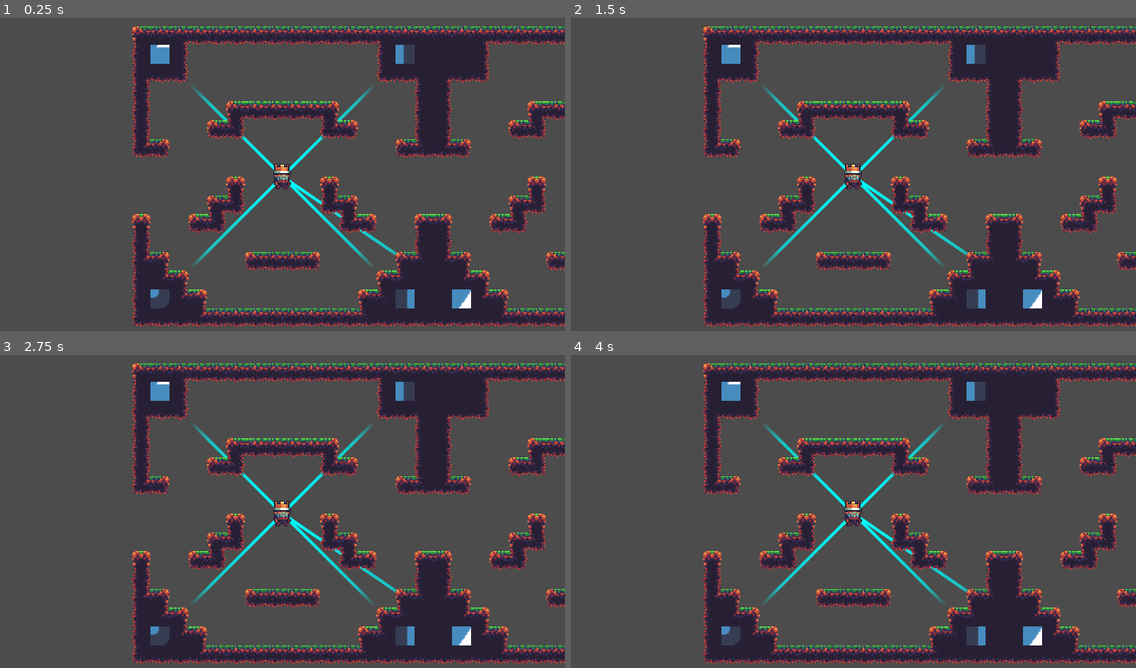
Above: before the commit, frames 1-4 (two rows, left to right).
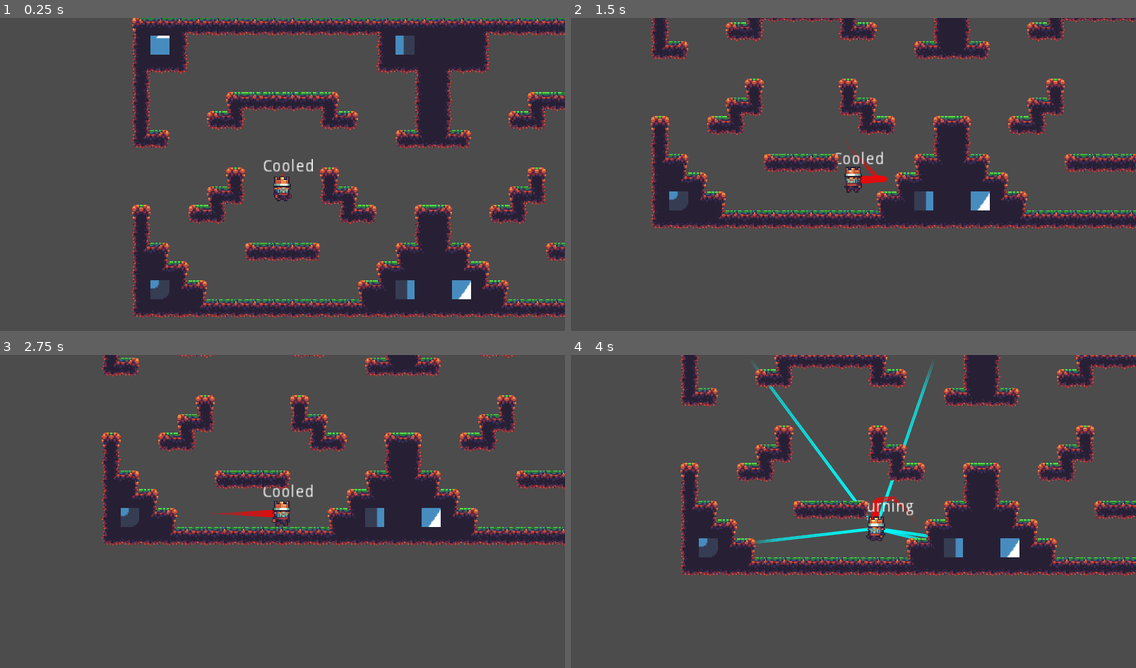
Above: after the commit, the same moments.

Repository: SortexGuy/Mistborn2D-Platformer-Prototype
Game: Godot game, scene res://src/scenes/prueba.tscn
Two runs of this game, one before a commit and one after it. Both use one fixed random seed, a clock stepped at 60 frames per second and the inputs below. The project has no main scene, so this scene is started directly. The engine's default icon, where the game draws it, is replaced by a stand-in: a white triangle on a blue panel in a dark square.
Inputs (mouse positions are in pixels of both pictures, inside the frame that each line leads up to):
- Up to frame 1 (0.25 s): no input
- Up to frame 2 (1.5 s): move the mouse to (977, 161) at 0.52 s; hold Right (move_right) 0.53-1.28 s; hold E (burn_metal) 0.53-1.28 s; tap Up (jump) at 0.77, 1.07 s; tap Q (cool_metal) at 0.8, 1.35 s; move the mouse to (740, 193) at 1.27 s; hold Left (move_left) from 1.28 s (still down)
- Up to frame 3 (2.75 s): tap Up (jump) at 1.52, 1.82 s; click (169, 530) at 1.55 s; move the mouse to (339, 442) at 2.02 s; release Left (move_left) at 2.03 s; hold Right (move_right) from 2.03 s (still down); hold Right mouse button (push_metal) from 2.03 s (still down); click (339, 442) at 2.1 s
- Up to frame 4 (4 s): move the mouse to (825, 577) at 2.77 s; release Right mouse button (push_metal) at 2.78 s; right-click (825, 577) at 2.85 s; tap Up (jump) at 3.02, 3.05, 3.32 s; move the mouse to (1023, 561) at 3.52 s; release Right (move_right) at 3.53 s; hold Left (move_left) from 3.53 s (still down); hold Up (jump) from 3.53 s (still down); tap E (burn_metal) at 3.8 s

The runs differ from the first frame. In frame 1, 25% of the frame differs, in the area x 23-100%, y 0-99%; in frame 2, 41%, in the area x 14-100%, y 0-99%; in frame 3, 40%; in frame 4, 40%.
Error before the commit: Parse Error: The class "LevelMap" was found in global scope, but its script couldn't be loaded. (res://src/charas/player/dig_tool.gd:26)

Commit message:
Movimiento del jugador mejorado
He agregado la habilidad de empujarte de metales y modifique un poco la logica del movimiento

Diff:
--- a/project.godot
+++ b/project.godot
@@ -18,11 +18,6 @@
 "class": "InputHistory",
 "language": "GDScript",
 "path": "res://src/charas/player/input_history.gd"
-}, {
-"base": "TileMap",
-"class": "LevelMap",
-"language": "GDScript",
-"path": "res://src/util/level_map.gd"
 }, {
 "base": "Node2D",
 "class": "MetalDetector",
@@ -57,7 +52,6 @@
 _global_script_class_icons={
 "DigTool": "",
 "InputHistory": "",
-"LevelMap": "",
 "MetalDetector": "",
 "NStateMachine": "",
 "Player": "",
--- a/src/charas/player/ap_states/allomantic_sm.gd
+++ b/src/charas/player/ap_states/allomantic_sm.gd
@@ -1,17 +1,25 @@
 extends SStateMachine
 
 onready var player := parent as Player
+var heat_off : bool = false
 
 func _ready() -> void:
 	add_state("cooled")
 	add_state("burning")
+	add_state("heated")
 	call_deferred("set_state", states.cooled)
 
 func _state_logic(delta : float) -> void:
-	if state == states.burning:
+	if state != states.cooled:
+		if Input.is_action_just_released("burn_metal") and state == states.heated:
+			while not Input.is_action_pressed("burn_metal") and not heat_off:
+				yield(get_tree().create_timer(1.0, false), "timeout")
+				heat_off = true
 		if Input.is_action_pressed("push_metal"):
 			var point : Vector2 = (player.metal_detector._check_m_closest_p())
-			player.vel += (player.global_position - point).normalized() * 40.0
+			player.vel += player.push_point(point, delta, state == states.heated)
+			player.pushing = true
+		elif player.pushing == true: player.pushing = false
 
 func _input(event: InputEvent) -> void:
 	pass
@@ -25,18 +33,32 @@
 		states.burning:
 			if Input.is_action_pressed("cool_metal"):
 				return states.cooled
+			if Input.is_action_just_pressed("burn_metal"):
+				return states.heated
+			return -1
+		states.heated:
+			if Input.is_action_pressed("cool_metal"):
+				return states.cooled
+			if heat_off:
+				return states.burning
 			return -1
 		_: return -1
 
 func _enter_state(new_state : int, old_state : int) -> void:
 	match new_state:
 		states.cooled:
+			player.metal_detector.heated = false
 			player.metal_detector.burning = false
 			player.label.text = "Cooled"
 		states.burning:
+			player.metal_detector.heated = false
 			player.metal_detector.burning = true
 			player.label.text = "Burning"
+		states.heated:
+			player.metal_detector.heated = true
+			player.label.text = "Heated"
 
-#func _exit_state(old_state, _new_state):
-#	match old_state:
-#		states.burning:
+func _exit_state(old_state, _new_state):
+	match old_state:
+		states.heated:
+			if heat_off: heat_off = false
--- a/src/charas/player/dig_tool.gd
+++ b/src/charas/player/dig_tool.gd
@@ -15,11 +15,12 @@
 func dig() -> void:
 	dig_ray.force_raycast_update()
 	if dig_ray.is_colliding():
-		if not dig_ray.get_collider() is LevelMap:
+		if not dig_ray.get_collider() is TileMap:
 			return
-		var coll : LevelMap = dig_ray.get_collider() as LevelMap
+		var coll : TileMap = dig_ray.get_collider() as TileMap
 		var coll_point : Vector2 = dig_ray.get_collision_point() + (
 			dig_ray.get_collision_point() - self .global_position).normalized()
 		var x : int = int(coll.world_to_map(coll_point).x)
 		var y : int = int(coll.world_to_map(coll_point).y)
 		coll.set_cell(x, y, -1)
+		coll.update_bitmask_region()
--- a/src/charas/player/metal_detector.gd
+++ b/src/charas/player/metal_detector.gd
@@ -5,7 +5,8 @@
 onready var metal_area : Area2D = $MetalArea
 onready var coll_shape : Shape2D = $MetalArea/CollShape2D.get_shape()
 
-var burning : bool = true
+var burning : bool = false
+var heated : bool = false
 var frames : int = 0
 var metal_points : Array = []
 var tile_map : TileMap
@@ -43,7 +44,8 @@
 func _draw() -> void:
 	for p in metal_points:
 		p = p as Vector2
-		draw_vector(p-self.global_position, Vector2.ZERO, Color.aqua)
+		draw_vector(p-self.global_position, Vector2.ZERO,
+			 Color.aqua if not heated else Color.blue)
 
 func _create_physics_shape(
 		_shape : Shape2D,
--- a/src/charas/player/player.gd
+++ b/src/charas/player/player.gd
@@ -7,11 +7,14 @@
 onready var foot_rays : Node2D = $FootRays
 onready var dig_tool : DigTool = $DigTool
 onready var metal_detector : MetalDetector = $MetalDetector
+onready var all_sm : SStateMachine = $AllomanticSM
 onready var label : Label = $UI/Label
 onready var input_his := InputHistory.new()
 
-export(float, 1.0, 10.0) var move_speed : float = 8.0
-export(float, .0, 1.0) var move_accel : float = .3
+export(float, 1.0, 10.0) var move_speed : float = 12.0
+export(float, .0, 1.0) var move_accel : float = .2
+export(float, 32.0, 128.0) var pushing_speed : float = 48.0
+export(float, .0, 1.0) var friction : float = .5
 export(float, 1.0, 10.0) var max_jump_height : float = 3.0
 export(float, 1.0, 10.0) var min_jump_height : float = 1.1
 export(float, .1, 5.0) var jump_duration : float = .5
@@ -20,6 +23,7 @@
 
 var snap : Vector2 = Vector2.DOWN
 var vel : Vector2
+var pushing : bool = false
 var early_fall : bool = false
 var is_grounded : bool
 var frames_in_air : int = 0
@@ -29,6 +33,7 @@
 
 func _ready() -> void:
 	move_speed *= Core.W_UNITS
+	pushing_speed *= Core.W_UNITS
 	max_jump_height *= Core.W_UNITS
 	min_jump_height *= Core.W_UNITS*.5
 	gravity = 2.0 * max_jump_height / pow(jump_duration, 2.0)
@@ -46,7 +51,7 @@
 
 func idle() -> void:
 	cam.offset_h = .0
-	vel.x = lerp(vel.x, .0, move_accel)
+	vel.x = lerp(vel.x, .0, friction)
 
 func move() -> void:
 	cam.offset_h = input_his.current[1].x * .25
@@ -58,7 +63,7 @@
 
 func jump() -> void:
 	snap = Vector2.ZERO
-	vel.y = max_jump_force
+	vel.y = max_jump_force if not pushing else vel.y + max_jump_force
 
 func fall() -> void:
 	snap = Vector2.DOWN
@@ -66,6 +71,13 @@
 
 func update_movement() -> void:
 	vel = move_and_slide_with_snap(vel, snap, Vector2.UP)
+
+func push_point(p: Vector2, _delta: float, heat: bool) -> Vector2:
+	var _vel : Vector2 = (
+		(self.global_position - p).normalized() *
+		(pushing_speed if not heat else pushing_speed * 2.0)
+	) * _delta
+	return _vel
 
 func check_jump() -> bool:
 	if ((is_grounded or frames_in_air < coyote_frames) and
--- a/src/charas/player/player.tscn
+++ b/src/charas/player/player.tscn
@@ -39,47 +39,47 @@
 
 [sub_resource type="AtlasTexture" id=7]
 atlas = ExtResource( 4 )
+region = Rect2( 256, 32, 32, 32 )
+
+[sub_resource type="AtlasTexture" id=8]
+atlas = ExtResource( 4 )
+region = Rect2( 288, 32, 32, 32 )
+
+[sub_resource type="AtlasTexture" id=9]
+atlas = ExtResource( 4 )
+region = Rect2( 320, 32, 32, 32 )
+
+[sub_resource type="AtlasTexture" id=10]
+atlas = ExtResource( 4 )
 region = Rect2( 352, 32, 32, 32 )
 
-[sub_resource type="AtlasTexture" id=8]
+[sub_resource type="AtlasTexture" id=11]
+atlas = ExtResource( 4 )
+region = Rect2( 384, 32, 32, 32 )
+
+[sub_resource type="AtlasTexture" id=12]
+atlas = ExtResource( 4 )
+region = Rect2( 192, 32, 32, 32 )
+
+[sub_resource type="AtlasTexture" id=13]
+atlas = ExtResource( 4 )
+region = Rect2( 224, 32, 32, 32 )
+
+[sub_resource type="AtlasTexture" id=14]
+atlas = ExtResource( 4 )
+region = Rect2( 128, 32, 32, 32 )
+
+[sub_resource type="AtlasTexture" id=15]
+atlas = ExtResource( 4 )
+region = Rect2( 160, 32, 32, 32 )
+
+[sub_resource type="AtlasTexture" id=16]
+atlas = ExtResource( 4 )
+region = Rect2( 352, 32, 32, 32 )
+
+[sub_resource type="AtlasTexture" id=17]
 atlas = ExtResource( 4 )
 region = Rect2( 416, 32, 32, 32 )
-
-[sub_resource type="AtlasTexture" id=9]
-atlas = ExtResource( 4 )
-region = Rect2( 128, 32, 32, 32 )
-
-[sub_resource type="AtlasTexture" id=10]
-atlas = ExtResource( 4 )
-region = Rect2( 160, 32, 32, 32 )
-
-[sub_resource type="AtlasTexture" id=11]
-atlas = ExtResource( 4 )
-region = Rect2( 192, 32, 32, 32 )
-
-[sub_resource type="AtlasTexture" id=12]
-atlas = ExtResource( 4 )
-region = Rect2( 224, 32, 32, 32 )
-
-[sub_resource type="AtlasTexture" id=13]
-atlas = ExtResource( 4 )
-region = Rect2( 320, 32, 32, 32 )
-
-[sub_resource type="AtlasTexture" id=14]
-atlas = ExtResource( 4 )
-region = Rect2( 352, 32, 32, 32 )
-
-[sub_resource type="AtlasTexture" id=15]
-atlas = ExtResource( 4 )
-region = Rect2( 384, 32, 32, 32 )
-
-[sub_resource type="AtlasTexture" id=16]
-atlas = ExtResource( 4 )
-region = Rect2( 256, 32, 32, 32 )
-
-[sub_resource type="AtlasTexture" id=17]
-atlas = ExtResource( 4 )
-region = Rect2( 288, 32, 32, 32 )
 
 [sub_resource type="SpriteFrames" id=18]
 animations = [ {
@@ -93,30 +93,30 @@
 "name": "Idle",
 "speed": 5.0
 }, {
-"frames": [ SubResource( 7 ), SubResource( 7 ), SubResource( 8 ), SubResource( 8 ), SubResource( 7 ) ],
+"frames": [ SubResource( 7 ), SubResource( 8 ), SubResource( 7 ) ],
+"loop": false,
+"name": "Hurt",
+"speed": 6.0
+}, {
+"frames": [ SubResource( 9 ), SubResource( 10 ), SubResource( 11 ) ],
+"loop": false,
+"name": "Slash",
+"speed": 10.0
+}, {
+"frames": [ SubResource( 12 ), SubResource( 13 ) ],
+"loop": false,
+"name": "Fall",
+"speed": 10.0
+}, {
+"frames": [ SubResource( 14 ), SubResource( 15 ) ],
+"loop": false,
+"name": "Jump",
+"speed": 10.0
+}, {
+"frames": [ SubResource( 16 ), SubResource( 16 ), SubResource( 17 ), SubResource( 17 ), SubResource( 16 ) ],
 "loop": false,
 "name": "Punch",
 "speed": 8.0
-}, {
-"frames": [ SubResource( 9 ), SubResource( 10 ) ],
-"loop": false,
-"name": "Jump",
-"speed": 10.0
-}, {
-"frames": [ SubResource( 11 ), SubResource( 12 ) ],
-"loop": false,
-"name": "Fall",
-"speed": 10.0
-}, {
-"frames": [ SubResource( 13 ), SubResource( 14 ), SubResource( 15 ) ],
-"loop": false,
-"name": "Slash",
-"speed": 10.0
-}, {
-"frames": [ SubResource( 16 ), SubResource( 17 ), SubResource( 16 ) ],
-"loop": false,
-"name": "Hurt",
-"speed": 6.0
 } ]
 
 [sub_resource type="CapsuleShape2D" id=19]
